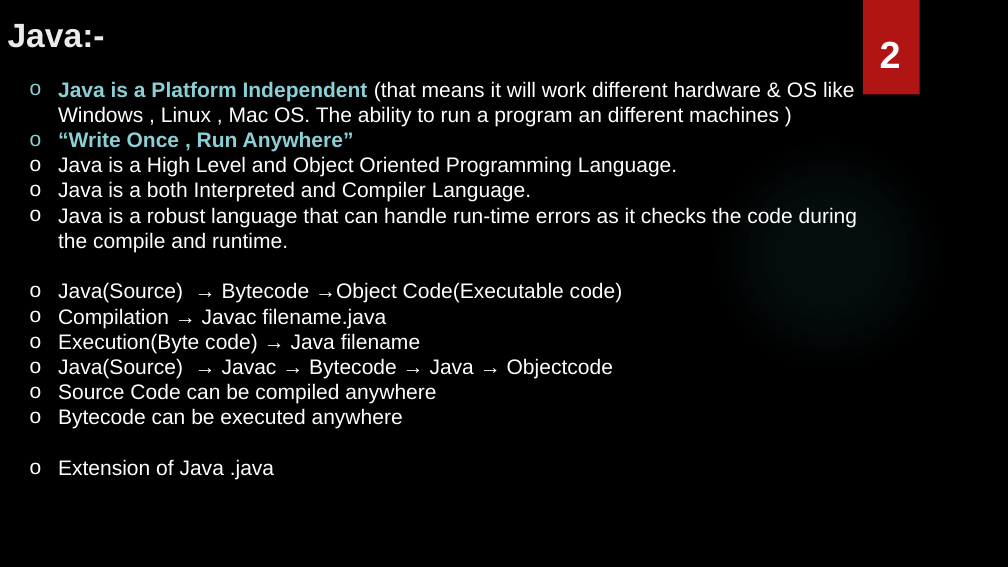
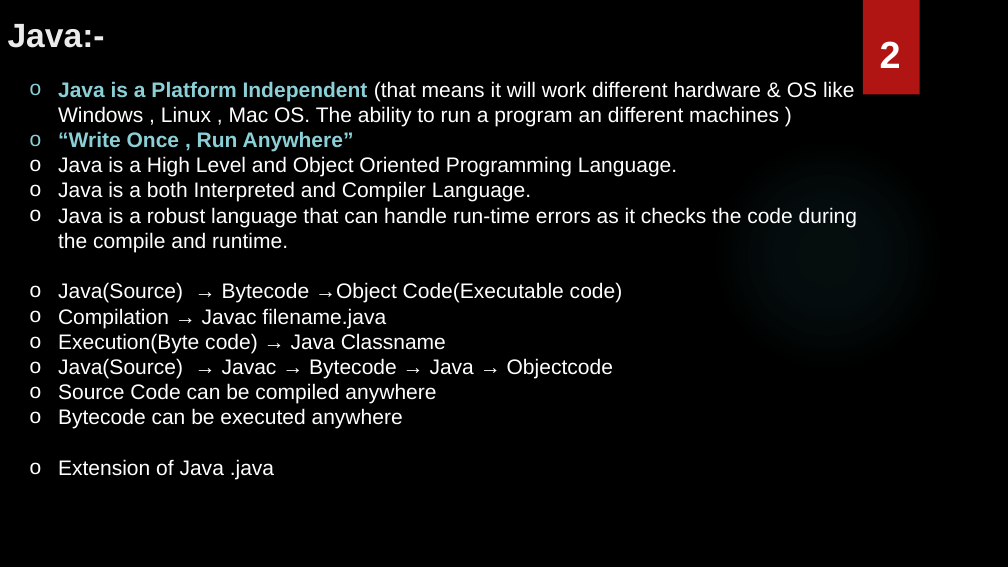
Before and after one commit to MeghaM-A/Java, a slide deck: slide 3 of Java.pptx. Drawn at 1008x567 pixels with LibreOffice and Linux fonts; fonts in the diff are those of the drawing; background and template pictures are left out. Boxes give left, top, right and bottom in pixels: in the first picture for what was removed or moved away, otherwise in the second. Text is boxed around its words. In the diff, an @@ line names an element or a change of style, - is before the commit and + after.

```diff
--- a/Java.pptx
+++ b/Java.pptx
@@ text at [58, 333, 446, 353]: text changed @@
-o Execution(Byte code) → Java filename
+o Execution(Byte code) → Java Classname
```
Also in this commit, not shown: 11 other slides changed, 8 slides added.
